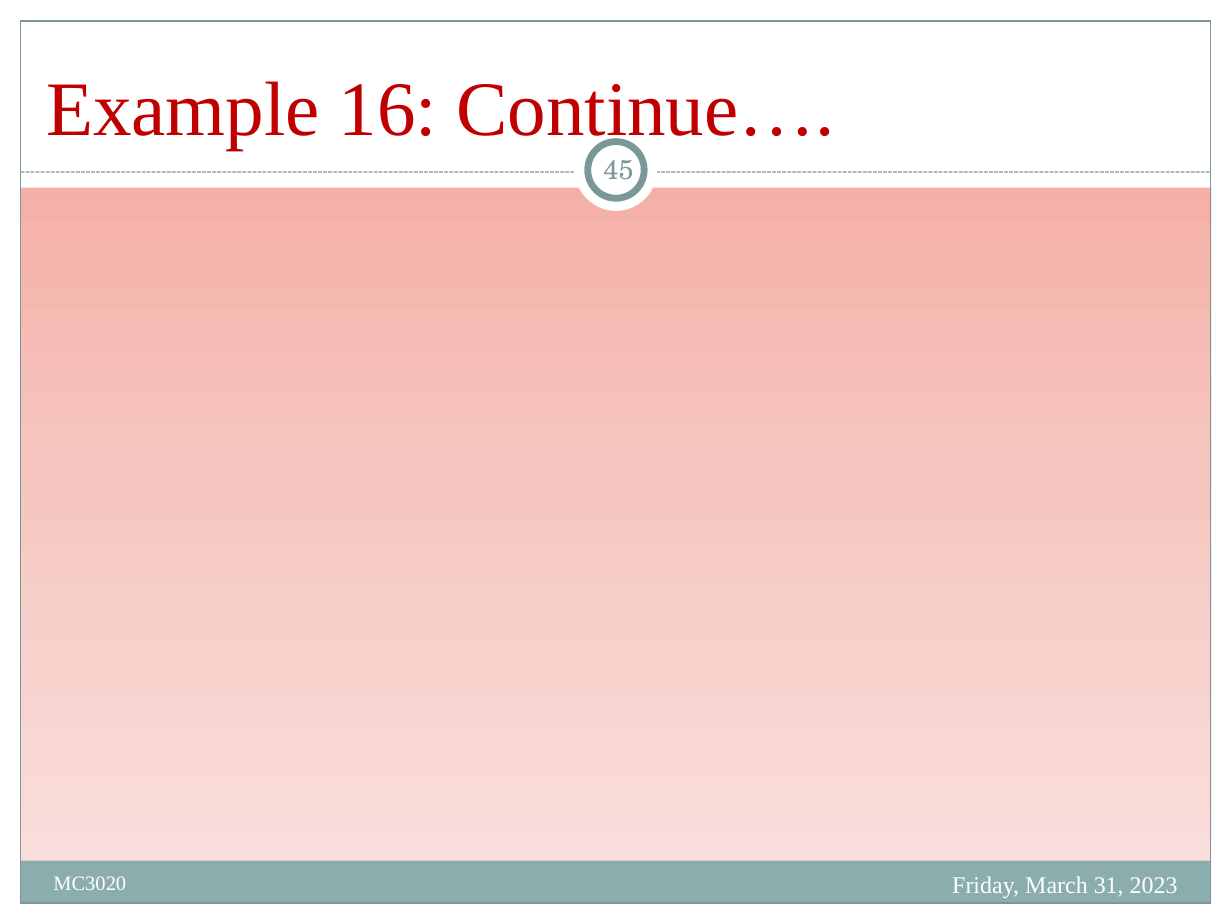
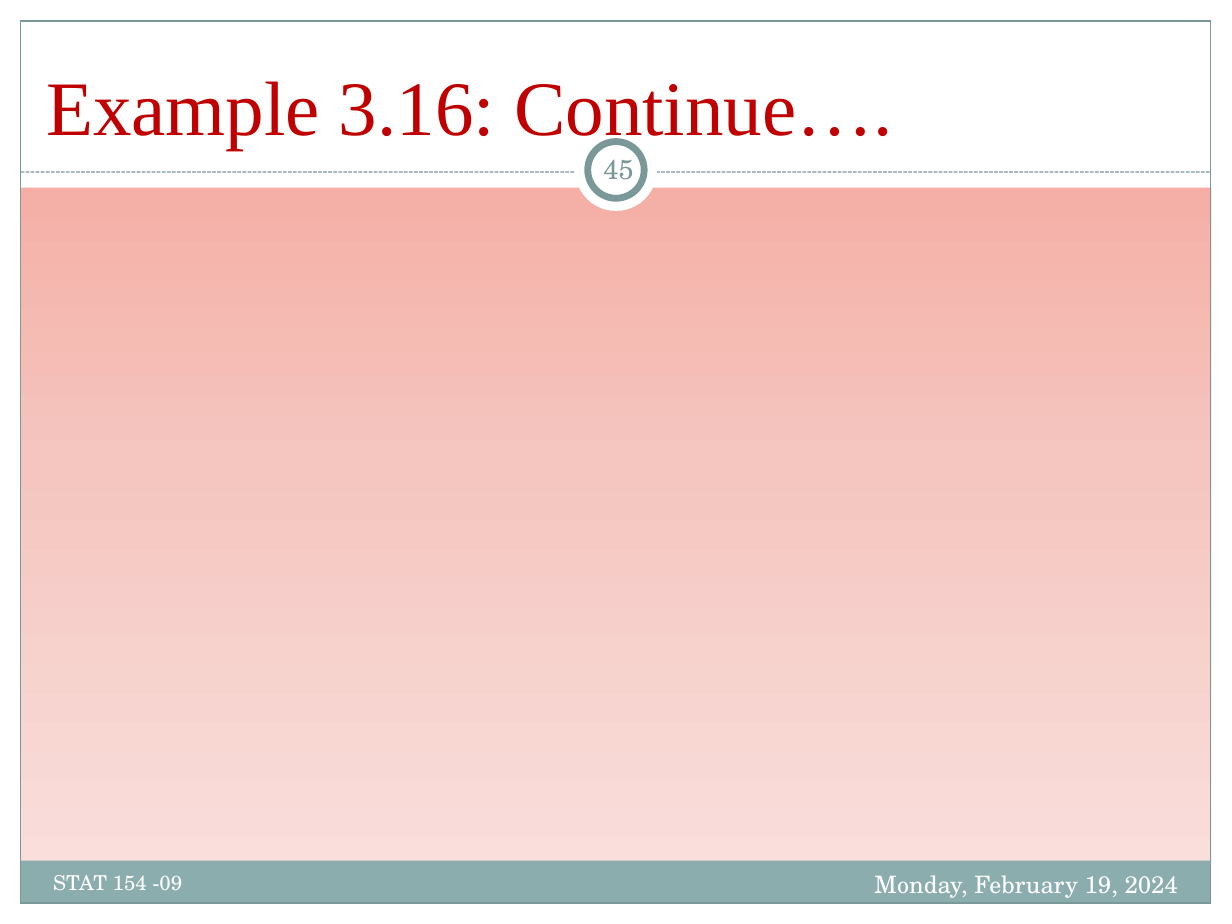
Before and after one commit to Mayooran1987/MC3020_E22, a slide deck: slide 45 of Lect_1.pptx. Drawn at 1232x924 pixels with LibreOffice and Linux fonts; fonts in the diff are those of the drawing; grey boxes stand for pictures. Boxes give left, top, right and bottom in pixels: in the first picture for what was removed or moved away, otherwise in the second. Text is boxed around its words. In the diff, an @@ line names an element or a change of style, - is before the commit and + after.

```diff
--- a/Lect_1.pptx
+++ b/Lect_1.pptx
@@ title at box(46, 81, 892, 150): text changed @@
-Example 16: Continue….
+Example 3.16: Continue….
@@ text at box(53, 875, 183, 890): text changed; font Times New Roman to TeX Gyre Schola @@
-MC3020
+STAT 154 -09
@@ text at box(874, 875, 1178, 898): text changed; font Times New Roman to TeX Gyre Schola @@
-Friday, March 31, 2023
+Monday, February 19, 2024
```
Also in this commit, not shown: 70 other slides changed, 2 slides added, 2 slides removed.
